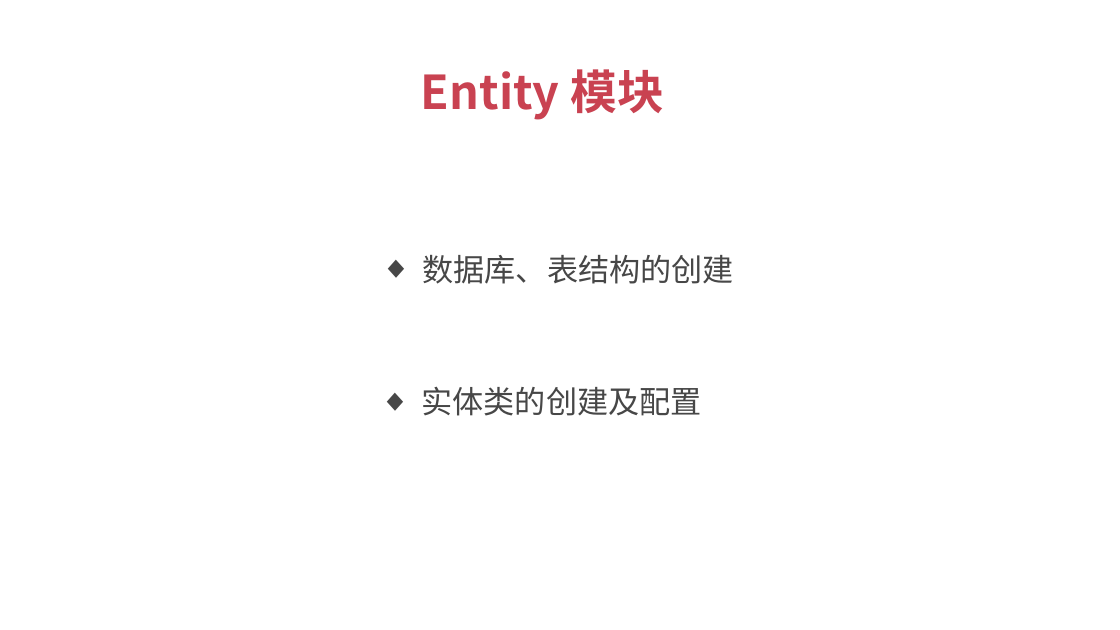
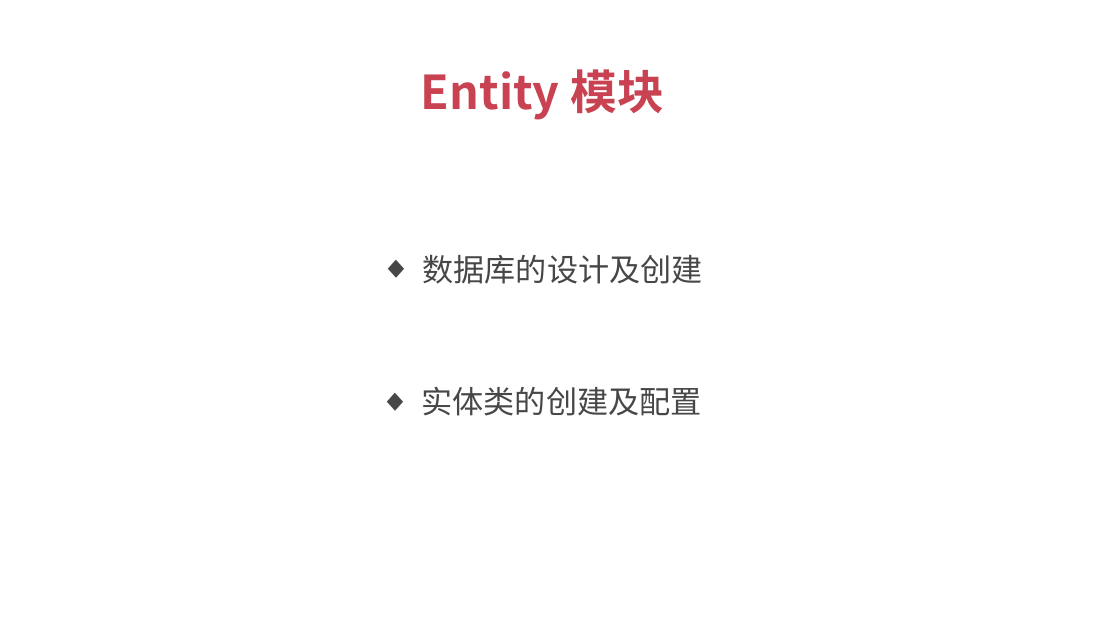
Before and after one commit to 1329555958/financial, a slide deck: slide 26 of 理财平台.pptx (slide 29 before the commit). Drawn at 1120x630 pixels with LibreOffice and Linux fonts; fonts in the diff are those of the drawing. Boxes give left, top, right and bottom in pixels: in the first picture for what was removed or moved away, otherwise in the second. Text is boxed around its words. In the diff, an @@ line names an element or a change of style, - is before the commit and + after.

```diff
--- a/理财平台.pptx
+++ b/理财平台.pptx
@@ text at [422,255,702,284]: text changed @@
-  ◆ 数据库、表结构的创建
+  ◆ 数据库的设计及创建
```
Also in this commit, not shown: 2 other slides changed, 2 slides added, 1 slide removed.
